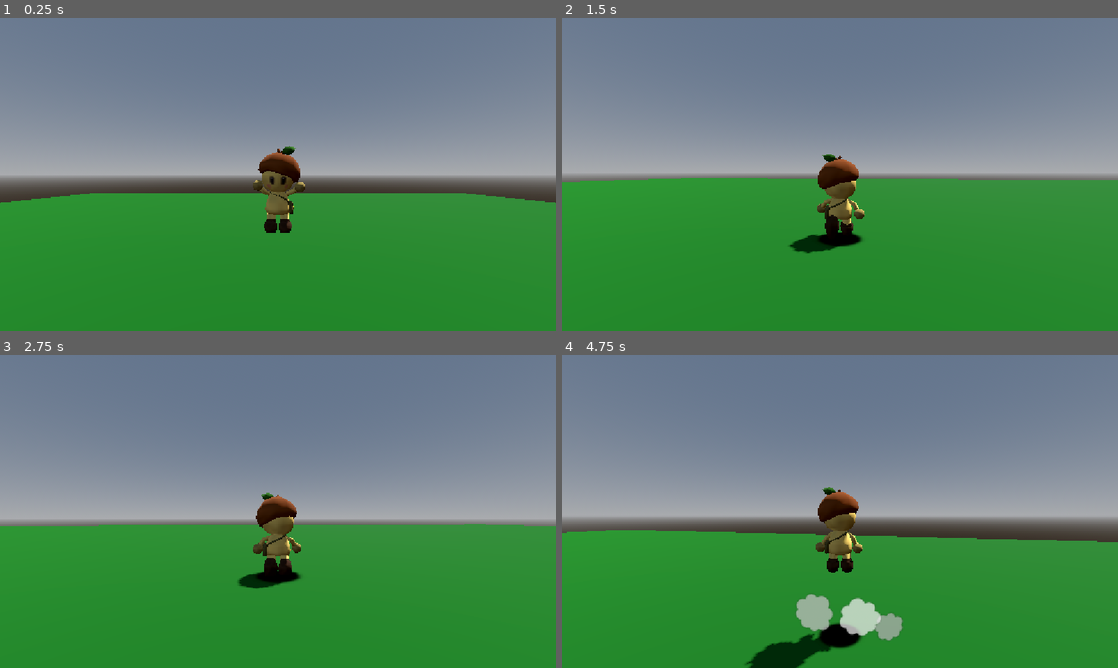
Above: before the commit, frames 1-4 (two rows, left to right).
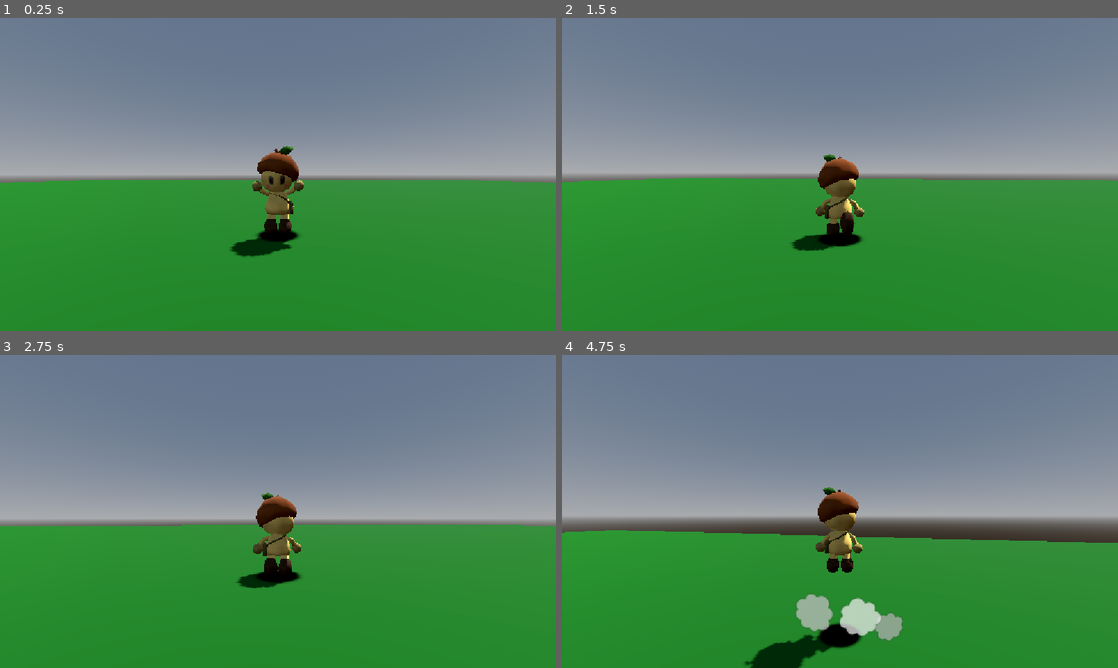
Above: after the commit, the same moments.

Repository: Dempsey845/the-courier
Game: Godot game, scene res://World/world.tscn
Same seed, same stepped clock (60 frames per second), same inputs: the game is played once before the commit and once after it.
Inputs (mouse positions are in pixels of both pictures, inside the frame that each line leads up to):
- Up to frame 1 (0.25 s): no input
- Up to frame 2 (1.5 s): move the mouse to (867, 174) at 0.52 s; hold W (move_forward) from 0.53 s (still down); tap Space (jump) at 0.77 s; move the mouse to (812, 174) at 1.27 s
- Up to frame 3 (2.75 s): keep holding W (move_forward); tap Space (jump) at 1.52 s; move the mouse to (289, 505) at 2.02 s
- Up to frame 4 (4.75 s): keep holding W (move_forward); move the mouse to (834, 517) at 2.77 s; tap Space (jump) at 3.02, 3.77, 4.52 s; move the mouse to (878, 514) at 3.52 s; move the mouse to (795, 508) at 4.27 s

The runs differ from the first frame. In frame 1, 5.1% of the frame differs, in the area x 0-100%, y 40-77%; in frame 2, 0.5%; in frame 3, 0.1%; in frame 4, 0.4%.

Commit message:
Fixed layer issues with collision for player and enemy hitbox / hurtbox.

Diff:
--- a/Enemies/Golem/golem_enemy.tscn
+++ b/Enemies/Golem/golem_enemy.tscn
@@ -30,7 +30,10 @@
 
 [node name="GolemModel" parent="." index="4" unique_id=1931516077 instance=ExtResource("2_r03q7")]
 
-[node name="CollisionShape3D" type="CollisionShape3D" parent="Hurtbox" parent_id_path=PackedInt32Array(1172596633) index="0" unique_id=212333385]
+[node name="Hurtbox" parent="." index="5" unique_id=1172596633]
+collision_mask = 64
+
+[node name="CollisionShape3D" type="CollisionShape3D" parent="Hurtbox" index="0" unique_id=212333385]
 transform = Transform3D(1, 0, 0, 0, 1, 0, 0, 0, 1, 0, 3.5, 0)
 shape = SubResource("CylinderShape3D_13qdw")
 debug_color = Color(0.9388661, 1.4246702e-05, 0.6239978, 0.41960785)
--- a/Enemies/Golem/golem_hit_manager.gd
+++ b/Enemies/Golem/golem_hit_manager.gd
@@ -4,7 +4,6 @@
 
 var hit_particles_scene: PackedScene = preload("uid://mo7gk0o8p4t")
 
-# Called when the node enters the scene tree for the first time.
 func _ready() -> void:
 	hurtbox.hit.connect(_on_hurtbox_hit)
 
--- a/Enemies/Golem/golem_model.tscn
+++ b/Enemies/Golem/golem_model.tscn
@@ -783,7 +783,7 @@
 bones/0/rest = Transform3D(1, 4.973799e-14, 2.384186e-07, 2.384186e-07, -1.1920929e-07, -0.99999994, 0, 0.99999994, -1.1920929e-07, 0, 0, 0.006584863)
 bones/0/enabled = true
 bones/0/position = Vector3(0, 0, 0.006584863)
-bones/0/rotation = Quaternion(0.6808152, 8.115952e-08, 8.7315485e-08, 0.73245525)
+bones/0/rotation = Quaternion(0.6972387, 8.311734e-08, 8.545388e-08, 0.716839)
 bones/0/scale = Vector3(1, 1, 1)
 bones/1/name = "Root_end"
 bones/1/parent = 0
@@ -797,7 +797,7 @@
 bones/2/rest = Transform3D(1, 0, 0, 0, -1.1920929e-07, -0.99999994, 0, 0.99999994, -1.1920929e-07, 0.005723122, 0.00012586158, 0.0003879379)
 bones/2/enabled = true
 bones/2/position = Vector3(0.005723122, 0.00012586158, 0.0003879379)
-bones/2/rotation = Quaternion(0.70474195, 0.057783224, 0.05778321, 0.70474184)
+bones/2/rotation = Quaternion(0.70678407, 0.021362383, 0.02136238, 0.70678395)
 bones/2/scale = Vector3(1, 0.99999994, 0.99999994)
 bones/3/name = "Foot.L_end"
 bones/3/parent = 2
@@ -811,7 +811,7 @@
 bones/4/rest = Transform3D(1, 0, 0, 0, -1.1920929e-07, -0.99999994, 0, 0.99999994, -1.1920929e-07, 0.009826254, -1.2688058e-09, 0.009443412)
 bones/4/enabled = true
 bones/4/position = Vector3(0.009826254, -1.2688058e-09, 0.009443412)
-bones/4/rotation = Quaternion(0.7056451, 0.04544169, -0.04544169, 0.7056451)
+bones/4/rotation = Quaternion(0.7069074, 0.016794838, -0.016794844, 0.7069073)
 bones/4/scale = Vector3(1, 1, 1)
 bones/5/name = "Hand.L_end"
 bones/5/parent = 4
@@ -839,7 +839,7 @@
 bones/8/rest = Transform3D(1, 0, 0, 0, -1.1920929e-07, -0.99999994, 0, 0.99999994, -1.1920929e-07, -0.005723122, 0.00012586158, 0.0003879379)
 bones/8/enabled = true
 bones/8/position = Vector3(-0.005723122, 0.00012586158, 0.0003879379)
-bones/8/rotation = Quaternion(0.7039576, -0.06666198, -0.06666197, 0.7039575)
+bones/8/rotation = Quaternion(0.706677, -0.024651079, -0.024651077, 0.7066769)
 bones/8/scale = Vector3(1, 0.99999994, 0.99999994)
 bones/9/name = "Foot.R_end"
 bones/9/parent = 8
@@ -853,7 +853,7 @@
 bones/10/rest = Transform3D(1, 0, 0, 0, -1.1920929e-07, -0.99999994, 0, 0.99999994, -1.1920929e-07, -0.009826254, -1.2688058e-09, 0.009443412)
 bones/10/enabled = true
 bones/10/position = Vector3(-0.009826254, -1.2688058e-09, 0.009443412)
-bones/10/rotation = Quaternion(0.7045791, -0.059736125, 0.05973614, 0.704579)
+bones/10/rotation = Quaternion(0.7067619, -0.02208553, 0.022085534, 0.7067618)
 bones/10/scale = Vector3(1, 1, 1)
 bones/11/name = "Hand.R_end"
 bones/11/parent = 10
@@ -901,6 +901,9 @@
 
 [node name="AttackHitbox" type="Area3D" parent="." unique_id=1976258156]
 transform = Transform3D(1, 0, 0, 0, 1, 0, 0, 0, 1, 0, 1.3, 1.1)
+collision_layer = 128
+collision_mask = 16
+monitorable = false
 script = ExtResource("4_l403x")
 active = false
 metadata/_custom_type_script = "uid://deroukfpp2mia"
--- a/Enemies/enemy.tscn
+++ b/Enemies/enemy.tscn
@@ -14,6 +14,8 @@
 [node name="NavigationAgent3D" type="NavigationAgent3D" parent="." unique_id=1961274634]
 
 [node name="Hurtbox" type="Area3D" parent="." unique_id=1172596633 node_paths=PackedStringArray("health")]
+collision_layer = 32
+collision_mask = 0
 script = ExtResource("3_572h1")
 health = NodePath("../Health")
 metadata/_custom_type_script = "uid://dswhdacq2khkk"
--- a/Player/player.gd
+++ b/Player/player.gd
@@ -74,7 +74,6 @@
 
 	if has_buffered_jump and can_jump:
 		velocity.y = jump_velocity
-
 		# Consume both timers so the same input cannot jump twice.
 		jump_buffer_timer = 0.0
 		coyote_timer = 0.0
--- a/Player/player.tscn
+++ b/Player/player.tscn
@@ -121,6 +121,8 @@
 player = NodePath("..")
 
 [node name="FeetHitbox" type="Area3D" parent="." unique_id=513194322]
+collision_layer = 64
+collision_mask = 32
 script = ExtResource("8_od3ui")
 metadata/_custom_type_script = "uid://deroukfpp2mia"
 
@@ -130,6 +132,9 @@
 debug_color = Color(0.96227235, 0.028574746, 0.4919914, 0.41960785)
 
 [node name="Hurtbox" type="Area3D" parent="." unique_id=906320335 node_paths=PackedStringArray("health")]
+collision_layer = 16
+collision_mask = 128
+monitoring = false
 script = ExtResource("11_5htga")
 health = NodePath("../Health")
 metadata/_custom_type_script = "uid://dswhdacq2khkk"
--- a/World/world.tscn
+++ b/World/world.tscn
@@ -54,6 +54,7 @@
 size = Vector3(1, 2.6000001, 1)
 
 [node name="Player" parent="." unique_id=67220391 instance=ExtResource("1_62w18")]
+transform = Transform3D(1, 0, 0, 0, 1, 0, 0, 0, 1, 0, 0.2, 0)
 
 [node name="GolemEnemy" parent="." unique_id=1009641960 node_paths=PackedStringArray("target") instance=ExtResource("2_8a836")]
 transform = Transform3D(1, 0, 0, 0, 1, 0, 0, 0, 1, 0, 0, 14)
--- a/project.godot
+++ b/project.godot
@@ -53,6 +53,13 @@
 ]
 }
 
+[layer_names]
+
+3d_physics/layer_5="PlayerHurtbox"
+3d_physics/layer_6="EnemyHurtbox"
+3d_physics/layer_7="PlayerHitbox"
+3d_physics/layer_8="EnemyHitbox"
+
 [physics]
 
 3d/physics_engine="Jolt Physics"
